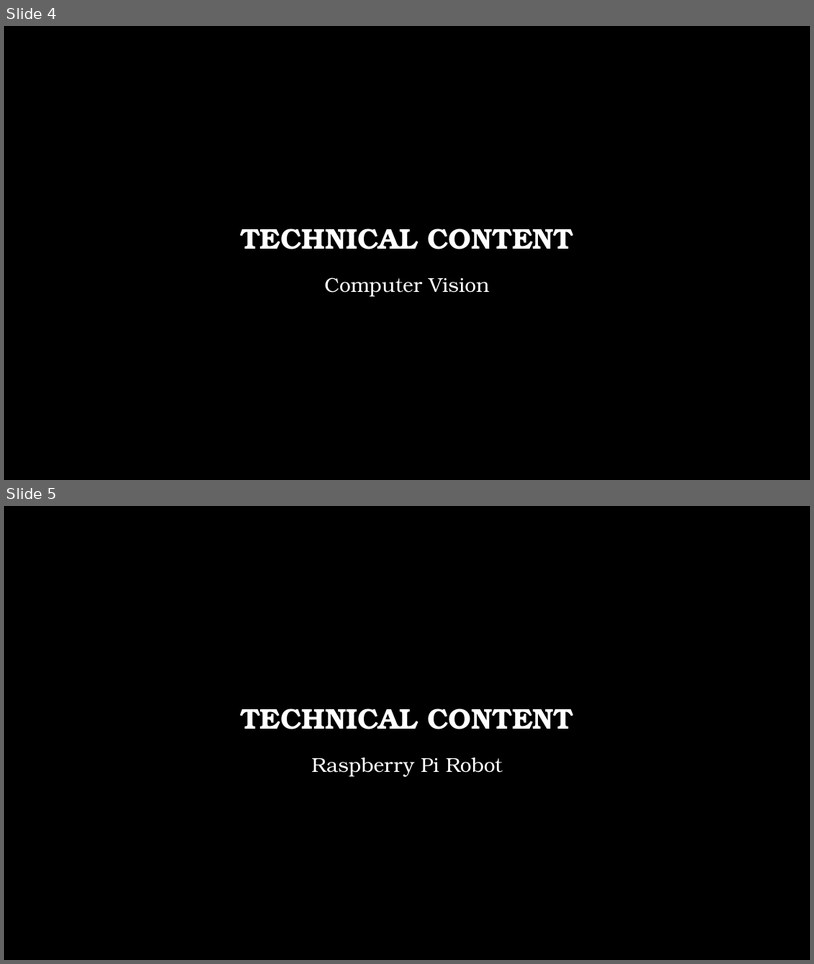
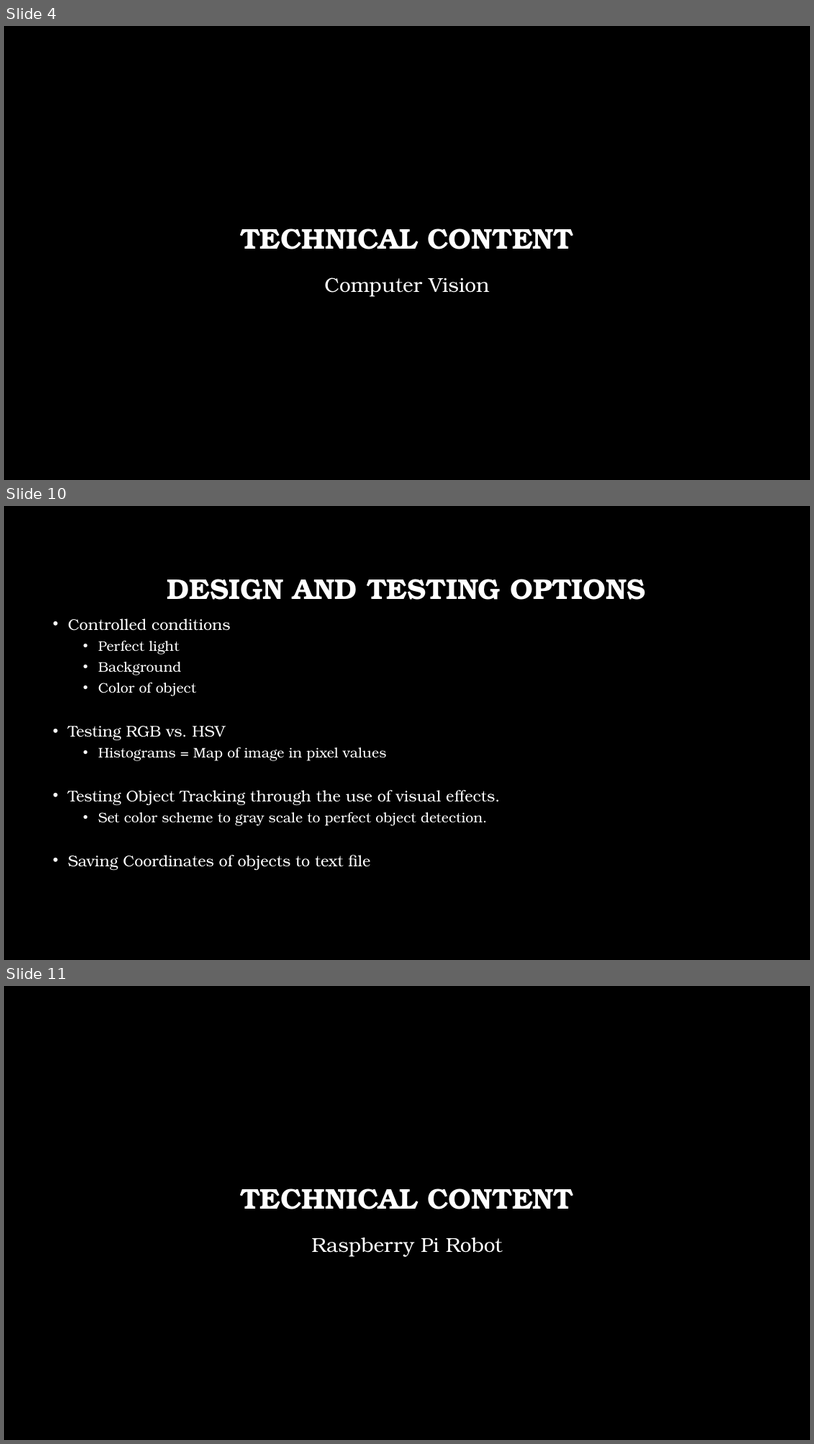
Before and after one commit to james-massey/AdvancedReality, a slide deck: 403 Final presentation.pptx. Shown one above the other, each under a label of ours: slides 4 and 5 before the commit, slides 4, 10 and 11 after it; the slides between them are not shown. The pictures are 814x964 and 814x1444 pixels, drawn with LibreOffice and Linux fonts; fonts in the diff are those of the drawing; background and template pictures are left out. Boxes give left, top, right and bottom in pixels: in the first picture for what was removed or moved away, otherwise in the second. Text is boxed around its words. In the diff, an @@ line names an element or a change of style, - is before the commit and + after.

```diff
--- a/403 Final presentation.pptx
+++ b/403 Final presentation.pptx
@@ slide 10 added at box(4, 506, 810, 960), background picture (left out) @@
@@ title added at box(167, 579, 646, 600), 34 pt, text #FFFFFF, bold @@
+DESIGN AND TESTING OPTIONS
@@ text added at box(68, 618, 500, 870), 18.5 pt, text #FFFFFF @@
+• Controlled conditions
+  • Perfect light
+  • Background
+  • Color of object
+• Testing RGB vs. HSV
+  • Histograms = Map of image in pixel values
+• Testing Object Tracking through the use of visual effects.
+  • Set color scheme to gray scale to perfect object detection.
+• Saving Coordinates of objects to text file
@@ what was slide 5 is now slide 11 @@
```
Also in this commit, not shown: 5 other slides added.
